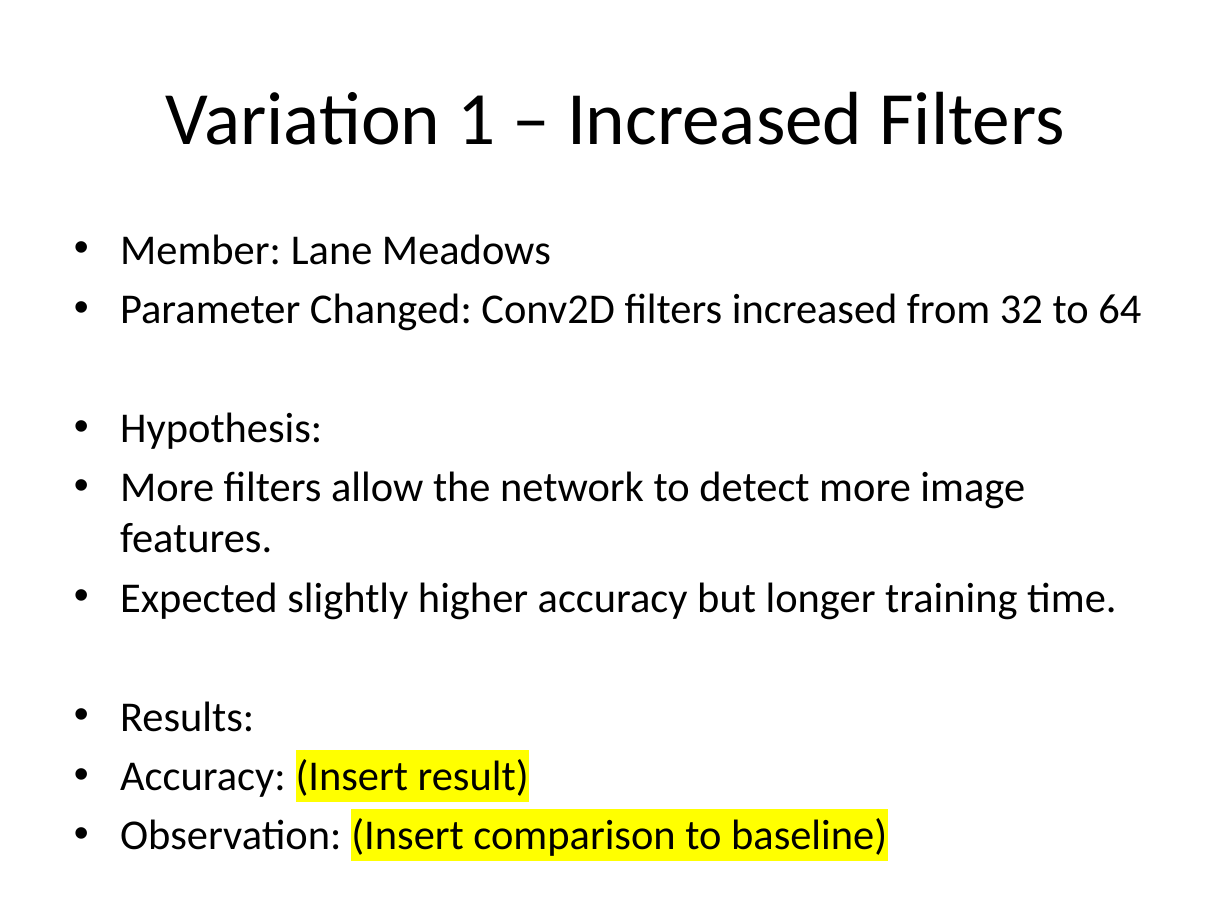
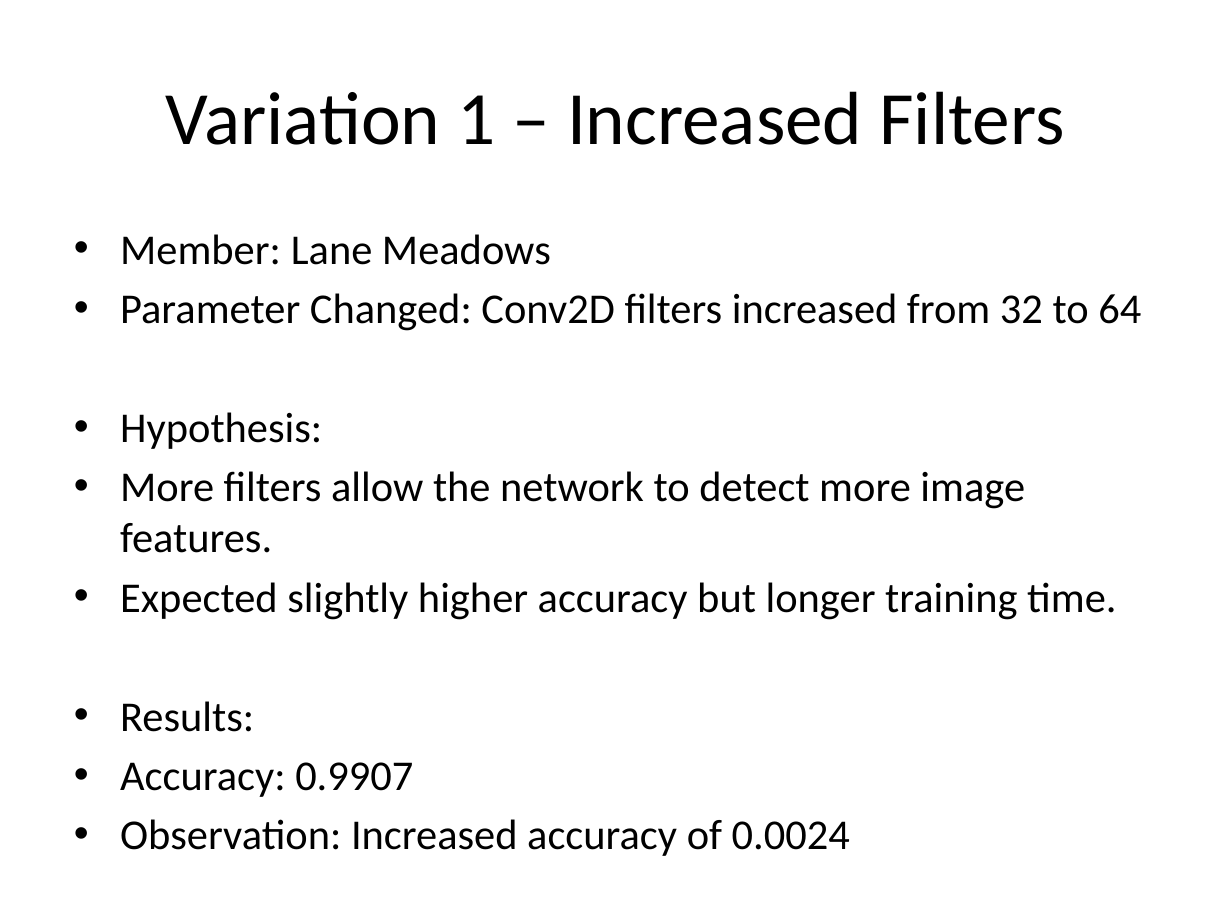
Before and after one commit to jamieridenour-rgb/IN501_Unit9, a slide deck: slide 3 of IN501_Ridenour_Kresser_Meadows_Mpianin_Galarza_Unit9_Assignment.pptx. Drawn at 1232x924 pixels with LibreOffice and Linux fonts; fonts in the diff are those of the drawing. Boxes give left, top, right and bottom in pixels: in the first picture for what was removed or moved away, otherwise in the second. Text is boxed around its words. In the diff, an @@ line names an element or a change of style, - is before the commit and + after.

Commit message:
Made my changes to the powerpoint, adding screenshots to the word doc. and chnaged line 42: Conv2D filters increased from 32 to 64

```diff
--- a/IN501_Ridenour_Kresser_Meadows_Mpianin_Galarza_Unit9_Assignment.pptx
+++ b/IN501_Ridenour_Kresser_Meadows_Mpianin_Galarza_Unit9_Assignment.pptx
@@ text at (120, 762, 850, 856): text changed @@
-• Accuracy: (Insert result)
-• Observation: (Insert comparison to baseline)
+• Accuracy: 0.9907
+• Observation: Increased accuracy of 0.0024
```
Also in this commit, not shown: 2 other files.
